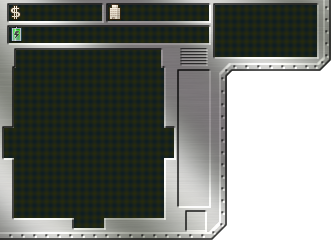
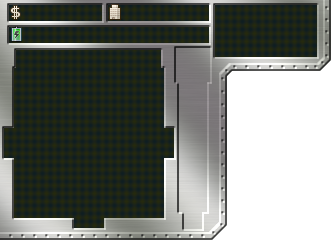
Layered file, before and after one edit (331px x 240px). Changes by layer:
painted on "Border" over [174, 46, 212, 232]
